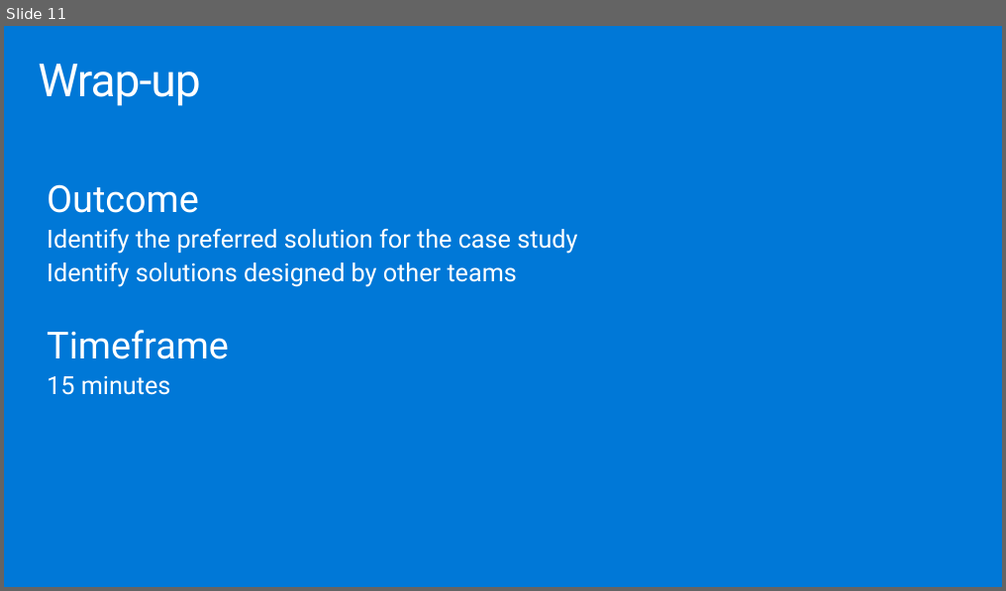
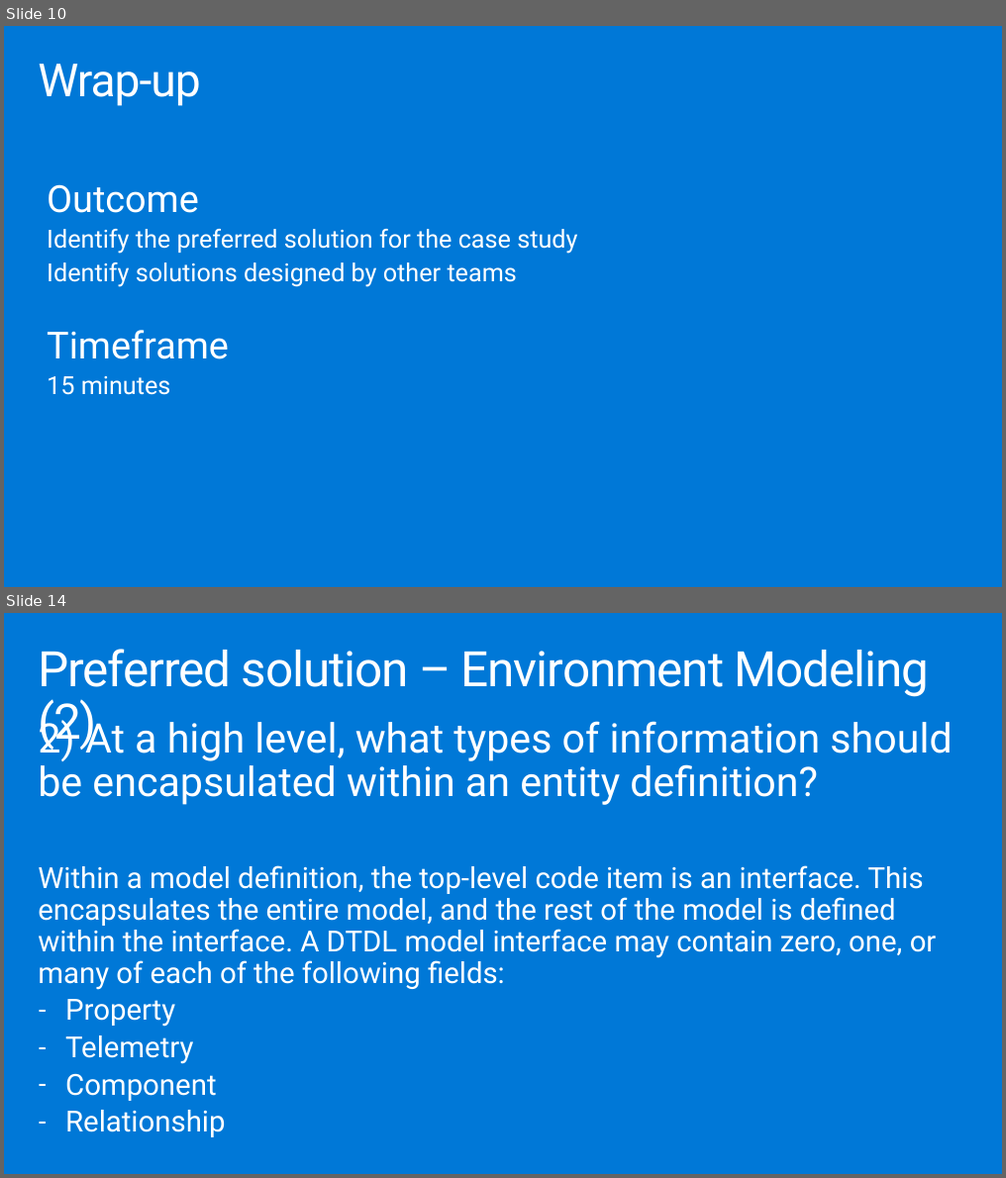
Before and after one commit to solliancenet/microsoft-leveraging-azure-digital-twins-supply-chain, a slide deck: Whiteboard design session/WDS trainer presentation - Leveraging Azure Digital Twins in a supply chain.pptx. Shown one above the other, each under a label of ours: slide 11 before the commit, slides 10 and 14 after it; the slides between them are not shown. The pictures are 1006x591 and 1006x1178 pixels, drawn with LibreOffice and Linux fonts; fonts in the diff are those of the drawing. Boxes give left, top, right and bottom in pixels: in the first picture for what was removed or moved away, otherwise in the second. Text is boxed around its words. In the diff, an @@ line names an element or a change of style, - is before the commit and + after.

```diff
--- a/Whiteboard design session/WDS trainer presentation - Leveraging Azure Digital Twins in a supply chain.pptx
+++ b/Whiteboard design session/WDS trainer presentation - Leveraging Azure Digital Twins in a supply chain.pptx
@@ slide 14 added at [4,613,1002,1174], background #0078D7 @@
@@ title added at [38,649,929,751], 47 pt, text #FFFFFF @@
+Preferred solution – Environment Modeling (2)
@@ text added at [38,715,951,1138], 28 pt, text #FFFFFF @@
+2) At a high level, what types of information should be encapsulated within an entity definition?
+Within a model definition, the top-level code item is an interface. This encapsulates the entire model, and the rest of the model is defined within the interface. A DTDL model interface may contain zero, one, or many of each of the following fields:
+– Property
+– Telemetry
+– Component
+– Relationship
@@ what was slide 11 is now slide 10 @@
```
Also in this commit, not shown: 1 slide changed, 19 other slides added, 17 slides removed, 1 other file.
